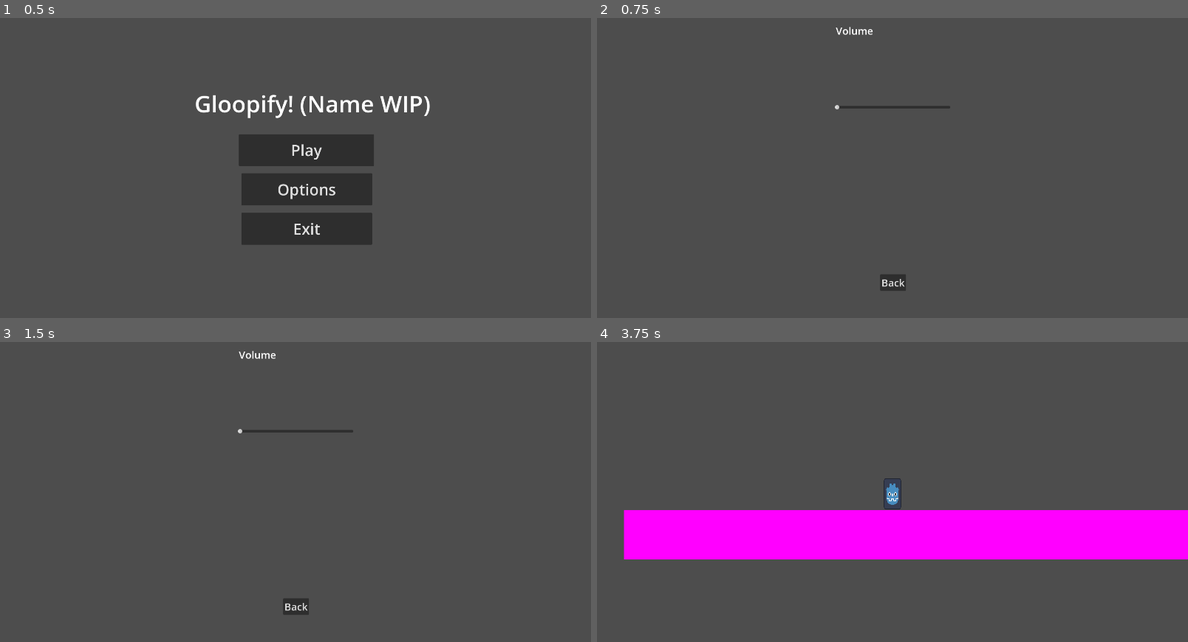
Above: before the commit, frames 1-4 (two rows, left to right).
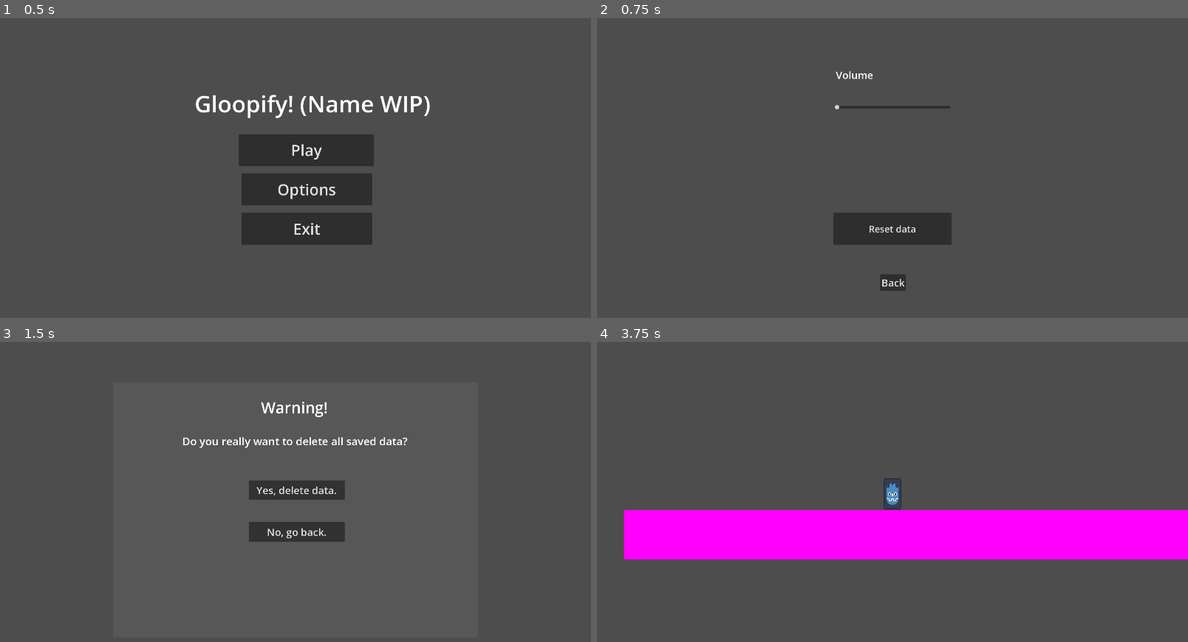
Above: after the commit, the same moments.

Repository: VoidedCrystal/GloopifyGame
Game: Godot game, scene res://UI/Main_Menu.tscn
Two runs of this game, one before a commit and one after it. Both use one fixed random seed, a clock stepped at 60 frames per second and the inputs below.
Inputs (mouse positions are in pixels of both pictures, inside the frame that each line leads up to):
- Up to frame 1 (0.5 s): no input
- Up to frame 2 (0.75 s): click "Options" at 0.5 s
- Up to frame 3 (1.5 s): click (295, 552) at 1.25 s, where only the run after the commit has a clickable "Reset data"
- Up to frame 4 (3.75 s): click (892, 531) at 2 s, where only the run after the commit has a clickable "No, go back."; click "Back" at 2.75 s; click "Play" at 3.5 s

Frame 1 is identical in both runs. In frame 2, 2.2% of the frame differs, in the area x 40-60%, y 2-76%; in frame 3, 3.1%, in the area x 31-69%, y 2-91%; in frame 4, nothing differs.
Error before the commit: Attempt to call function 'get_line' in base 'null instance' on a null instance. (res://Scripts/LevelEventHandler.gd:8)
Error after the commit: Attempt to call function 'get_line' in base 'null instance' on a null instance. (res://Scripts/LevelEventHandler.gd:9)

Commit message:
Added reset button in options menu

Diff:
--- a/Gloopify!/Scripts/LevelEventHandler.gd
+++ b/Gloopify!/Scripts/LevelEventHandler.gd
@@ -1,5 +1,6 @@
 extends Node
 
+const LEVELS = 1
 var saved_data = {}
 
 func _ready() -> void:
@@ -7,7 +8,6 @@
 	var json = JSON.new()
 	var _result = json.parse(save_file.get_line())
 	saved_data = json.get_data()
-	print(saved_data)
 
 func complete_level(level, time, c1, c2, c3, c4, c5):
 	var save_file = FileAccess.open("user://savegame.save", FileAccess.WRITE)
@@ -31,3 +31,24 @@
 	}
 	var json_data = JSON.stringify(data)
 	save_file.store_line(json_data)
+
+func reset_data():
+	var save_file = FileAccess.open("user://savegame.save", FileAccess.WRITE)
+	var data = {}
+	for i in range(1, LEVELS + 2):
+		var levelID = "level" + str(i)
+		data[levelID] = {
+			"clear": false,
+			"record": -1,
+			"c1": false,
+			"c2": false,
+			"c3": false,
+			"c4": false,
+			"c5": false
+		}
+	data["PlayerStats"] = {
+		"coins": 0
+		#Add other lines here as upgrades unlock
+	}
+	var json_data = JSON.stringify(data)
+	save_file.store_line(json_data)
--- a/Gloopify!/UI/Options.tscn
+++ b/Gloopify!/UI/Options.tscn
@@ -10,7 +10,6 @@
 grow_horizontal = 2
 grow_vertical = 2
 script = ExtResource("1_2fral")
-metadata/_edit_group_ = true
 
 [node name="Volume" type="HSlider" parent="."]
 layout_mode = 1
@@ -32,9 +31,9 @@
 anchor_left = 0.5
 anchor_right = 0.5
 offset_left = -184.0
-offset_top = 64.0
+offset_top = 208.0
 offset_right = -63.0
-offset_bottom = 110.0
+offset_bottom = 254.0
 grow_horizontal = 2
 theme_override_font_sizes/font_size = 33
 text = "Volume"
@@ -55,5 +54,68 @@
 theme_override_font_sizes/font_size = 33
 text = "Back"
 
+[node name="Reset" type="Button" parent="."]
+layout_mode = 0
+offset_left = 768.0
+offset_top = 680.0
+offset_right = 1152.0
+offset_bottom = 784.0
+theme_override_font_sizes/font_size = 30
+text = "Reset data"
+
+[node name="ColorRect" type="ColorRect" parent="."]
+visible = false
+visibility_layer = 4
+offset_left = 368.0
+offset_top = 176.0
+offset_right = 1552.0
+offset_bottom = 1008.0
+color = Color(0.342207, 0.342207, 0.342207, 1)
+
+[node name="Label" type="Label" parent="ColorRect"]
+layout_mode = 1
+anchors_preset = 5
+anchor_left = 0.5
+anchor_right = 0.5
+offset_left = -112.0
+offset_top = 48.0
+offset_right = 105.0
+offset_bottom = 117.0
+grow_horizontal = 2
+theme_override_font_sizes/font_size = 50
+text = "Warning!"
+
+[node name="Label2" type="Label" parent="ColorRect"]
+layout_mode = 1
+anchors_preset = 5
+anchor_left = 0.5
+anchor_right = 0.5
+offset_left = -368.0
+offset_top = 168.0
+offset_right = 364.0
+offset_bottom = 237.0
+grow_horizontal = 2
+theme_override_font_sizes/font_size = 35
+text = "Do you really want to delete all saved data?"
+
+[node name="Yes" type="Button" parent="ColorRect"]
+offset_left = 440.0
+offset_top = 320.0
+offset_right = 752.0
+offset_bottom = 384.0
+theme_override_font_sizes/font_size = 33
+text = "Yes, delete data."
+
+[node name="No" type="Button" parent="ColorRect"]
+offset_left = 440.0
+offset_top = 456.0
+offset_right = 752.0
+offset_bottom = 520.0
+theme_override_font_sizes/font_size = 33
+text = "No, go back."
+
 [connection signal="value_changed" from="Volume" to="." method="_on_volume_value_changed"]
 [connection signal="pressed" from="Back" to="." method="_on_back_pressed"]
+[connection signal="pressed" from="Reset" to="." method="_on_reset_pressed"]
+[connection signal="pressed" from="ColorRect/Yes" to="." method="_on_yes_pressed"]
+[connection signal="pressed" from="ColorRect/No" to="." method="_on_no_pressed"]
--- a/Gloopify!/UI/options.gd
+++ b/Gloopify!/UI/options.gd
@@ -5,3 +5,20 @@
 
 func _on_back_pressed() -> void:
 	get_tree().change_scene_to_file("res://UI/Main_Menu.tscn")
+
+
+func _on_reset_pressed() -> void:
+	var rect = get_node("ColorRect")
+	rect.show()
+
+
+
+func _on_yes_pressed() -> void:
+	var handler = get_node("/root/LevelEventHandler")
+	handler.reset_data()
+	get_tree().change_scene_to_file("res://UI/Main_Menu.tscn")
+
+
+func _on_no_pressed() -> void:
+	var rect = get_node("ColorRect")
+	rect.hide()
